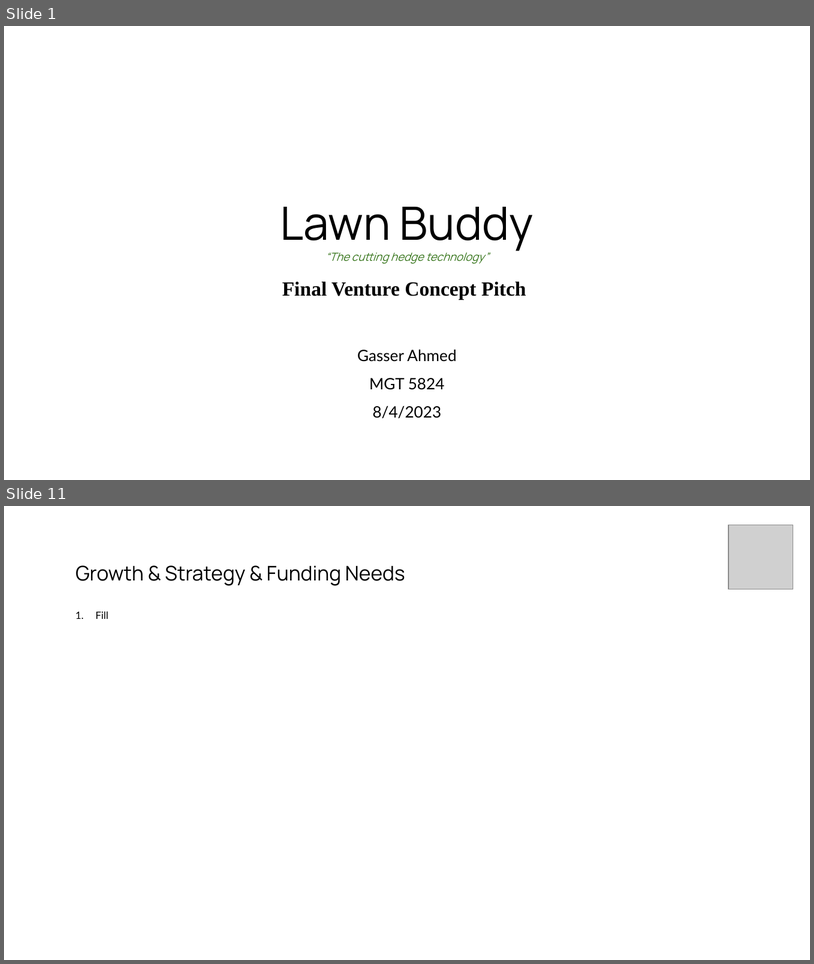
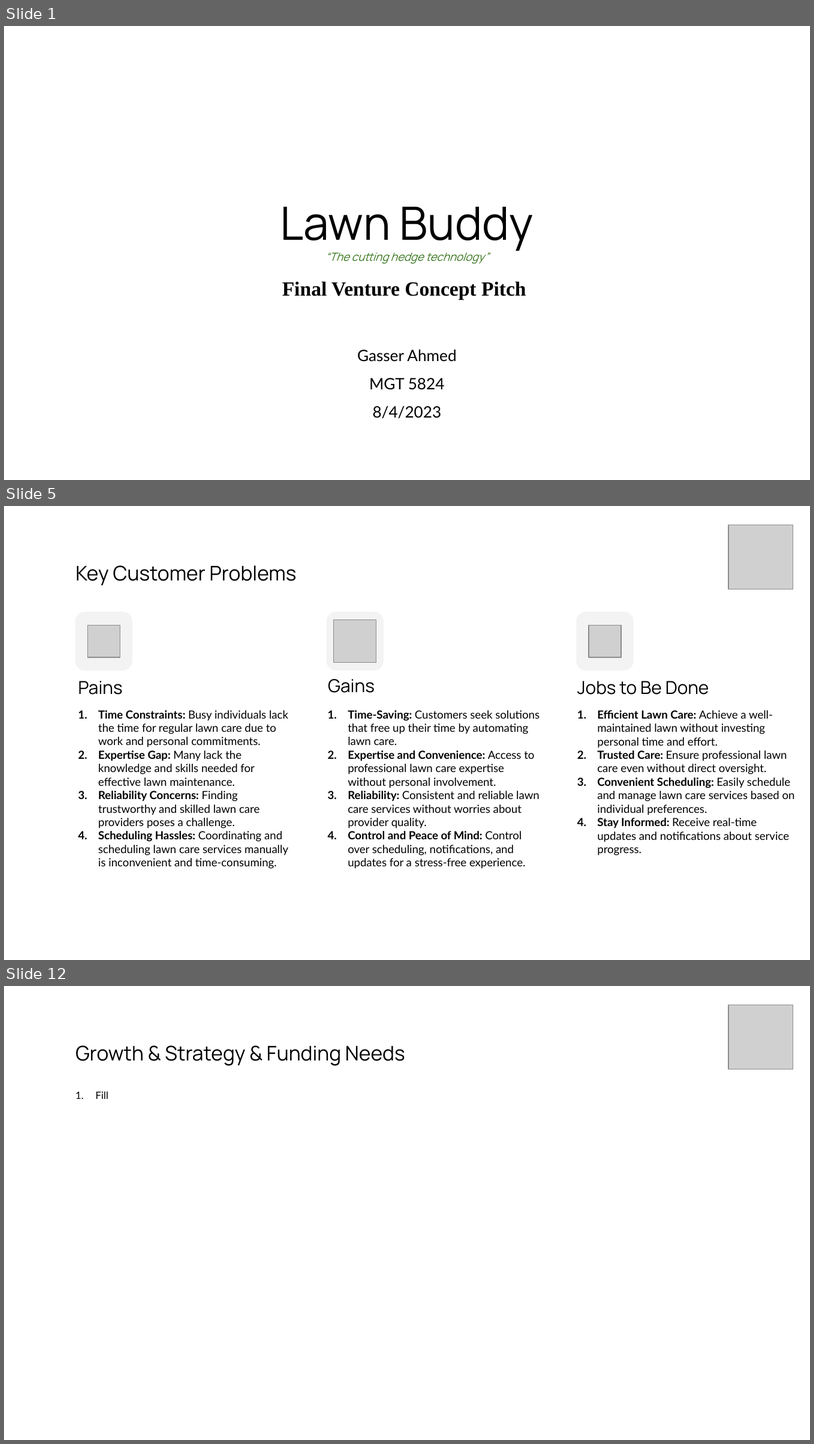
Before and after one commit to gasserahmed/VT-MIT, a slide deck: MGT5824-Tech-based Entrepreneurship/Assignments/Final Venture Concept Pitch/gasser18-final_pitch_slides.pptx. Shown one above the other, each under a label of ours: slides 1 and 11 before the commit, slides 1, 5 and 12 after it; the slides between them are not shown. The pictures are 814x964 and 814x1444 pixels, drawn with LibreOffice and Linux fonts; fonts in the diff are those of the drawing; grey boxes stand for pictures. Boxes give left, top, right and bottom in pixels: in the first picture for what was removed or moved away, otherwise in the second. Text is boxed around its words. In the diff, an @@ line names an element or a change of style, - is before the commit and + after.

```diff
--- a/MGT5824-Tech-based Entrepreneurship/Assignments/Final Venture Concept Pitch/gasser18-final_pitch_slides.pptx
+++ b/MGT5824-Tech-based Entrepreneurship/Assignments/Final Venture Concept Pitch/gasser18-final_pitch_slides.pptx
@@ slide 5 added at (x1=4, y1=506, x2=810, y2=960), background #FFFFFF @@
@@ picture added at (x1=729, y1=525, x2=794, y2=589) @@
@@ title added at (x1=75, y1=565, x2=297, y2=585), 18 pt, text #000000 @@
+Key Customer Problems
@@ group added at (x1=75, y1=612, x2=288, y2=868): 2 texts, 1 rounded rectangle, 1 picture @@
+1. Time Constraints: Busy individuals lack the time for regular lawn care due to work and personal commitments.
+2. Expertise Gap: Many lack the knowledge and skills needed for effective lawn maintenance.
+3. Reliability Concerns: Finding trustworthy and skilled lawn care providers poses a challenge.
+4. Scheduling Hassles: Coordinating and scheduling lawn care services manually is inconvenient and time-consuming.
+Pains
@@ group added at (x1=327, y1=612, x2=540, y2=868): 2 texts, 1 rounded rectangle, 1 picture @@
+1. Time-Saving: Customers seek solutions that free up their time by automating lawn care.
+2. Expertise and Convenience: Access to professional lawn care expertise without personal involvement.
+3. Reliability: Consistent and reliable lawn care services without worries about provider quality.
+4. Control and Peace of Mind: Control over scheduling, notifications, and updates for a stress-free experience.
+Gains
@@ group added at (x1=576, y1=612, x2=795, y2=855): 2 texts, 1 rounded rectangle, 1 picture @@
+1. Efficient Lawn Care: Achieve a well-maintained lawn without investing personal time and effort.
+2. Trusted Care: Ensure professional lawn care even without direct oversight.
+3. Convenient Scheduling: Easily schedule and manage lawn care services based on individual preferences.
+4. Stay Informed: Receive real-time updates and notifications about service progress.
+Jobs to Be Done
@@ what was slide 11 is now slide 12 @@
```
Also in this commit, not shown: 4 slides changed, 5 other slides added, 5 slides removed.
